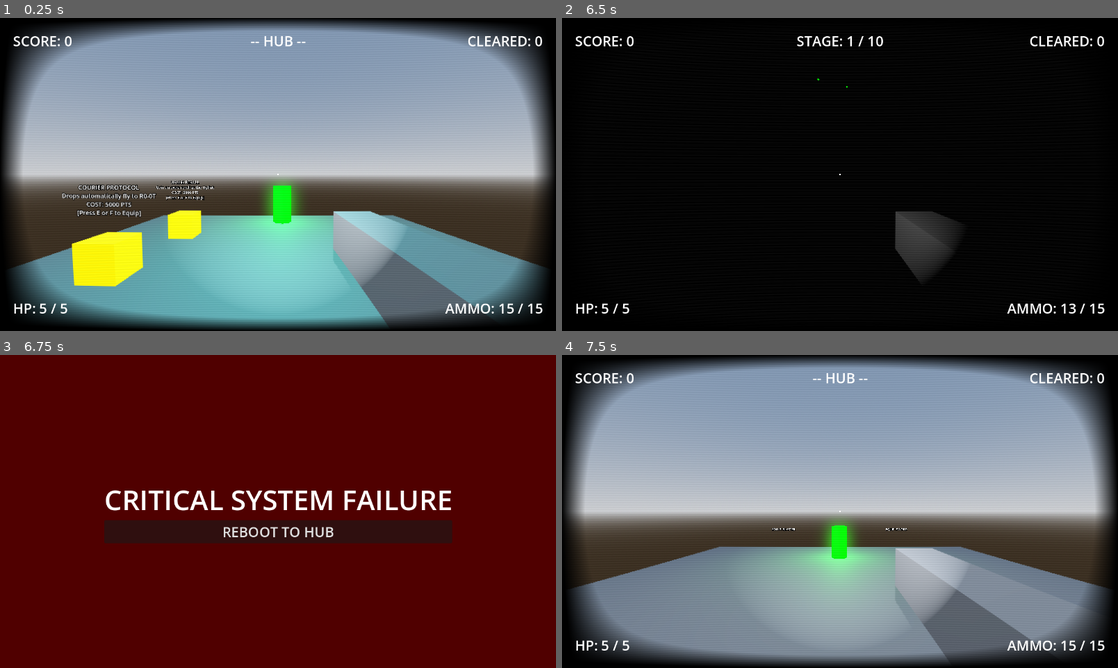
Above: before the commit, frames 1-4 (two rows, left to right).
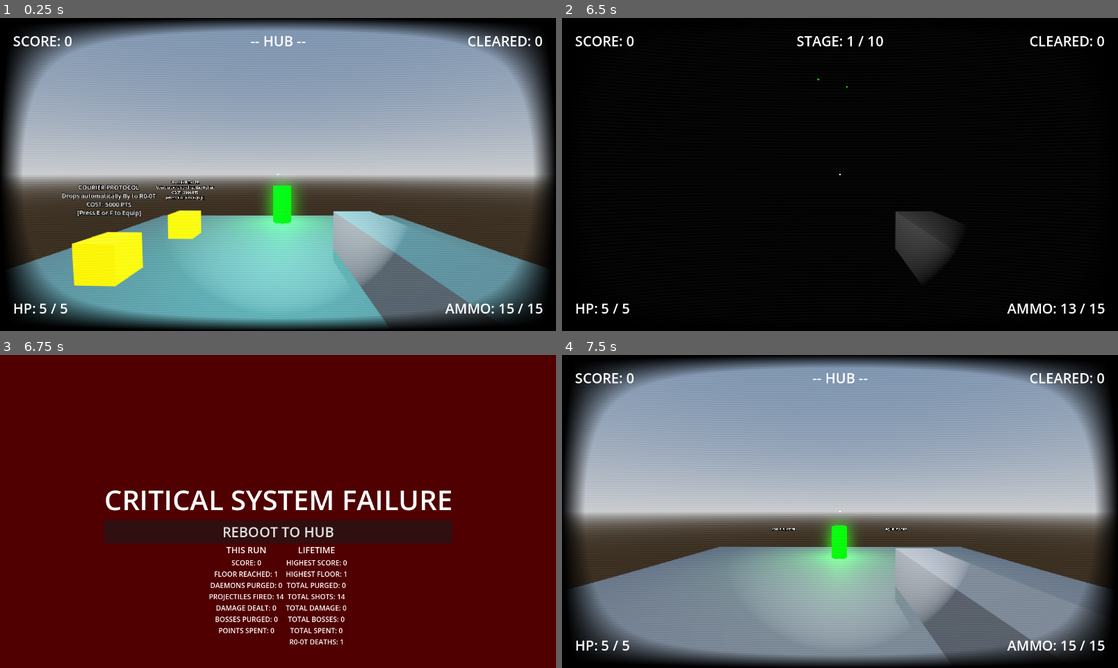
Above: after the commit, the same moments.

Repository: EnderiousGaming/R0-0TRoguelike
Game: Godot game, scene res://scenes/shop.tscn
Same seed, same stepped clock (60 frames per second), same inputs: the game is played once before the commit and once after it. This scene is started directly instead of the project's main scene.
Inputs (mouse positions are in pixels of both pictures, inside the frame that each line leads up to):
- Up to frame 1 (0.25 s): no input
- Up to frame 2 (6.5 s): move the mouse to (867, 174) at 0.52 s; press the mouse at (867, 174) at 0.53 s; hold W (move_forward) 0.53-5.78 s; tap E (interact) at 0.6, 1.55, 2.85, 4.35, 6.05 s; tap Space (jump) at 0.77, 1.52, 3.02, 3.77, 4.52, 6.02 s; move the mouse to (812, 174) at 1.27 s; release the mouse at (812, 174) at 1.28 s; click (812, 174) at 1.35 s; move the mouse to (851, 168) at 2.02 s; press the mouse at (851, 168) at 2.03 s; right-click (851, 168) at 2.1 s; move the mouse to (834, 180) at 2.77 s; release the mouse at (834, 180) at 2.78 s; click (834, 180) at 2.92 s; move the mouse to (878, 177) at 3.52 s; press the mouse at (878, 177) at 3.53 s; tap R (reload) at 4.15 s; move the mouse to (795, 171) at 4.27 s; release the mouse at (795, 171) at 4.28 s; click (795, 171) at 4.42 s; move the mouse to (845, 174) at 5.02 s; press the mouse at (845, 174) at 5.03 s; move the mouse to (817, 168) at 5.77 s; release the mouse at (817, 168) at 5.78 s; hold D (move_right) from 5.78 s (still down); right-click (817, 168) at 5.85 s; click (817, 168) at 5.92 s
- Up to frame 3 (6.75 s): tap Enter at 6.5 s; move the mouse to (305, 511) at 6.52 s; release D (move_right) at 6.53 s; press the mouse at (305, 511) at 6.53 s; hold W (move_forward) from 6.53 s (still down); tap E (interact) at 6.6 s
- Up to frame 4 (7.5 s): tap Space (jump) at 6.77 s; release W (move_forward) at 7.25 s; release the mouse at (867, 511) at 7.25 s; click "REBOOT TO HUB" at 7.25 s

Frames 1-2 are identical in both runs. In frame 3, 1.7% of the frame differs, in the area x 37-63%, y 61-93%; in frame 4, nothing differs.

Commit message:
Tweaked saving settings, added stat tracking to game over screen

Diff:
--- a/scenes/game_over.tscn
+++ b/scenes/game_over.tscn
@@ -44,4 +44,44 @@
 theme_override_font_sizes/font_size = 32
 text = "REBOOT TO HUB"
 
+[node name="HBoxContainer" type="HBoxContainer" parent="." unique_id=1221353460]
+layout_mode = 1
+anchors_preset = 8
+anchor_left = 0.5
+anchor_top = 0.5
+anchor_right = 0.5
+anchor_bottom = 0.5
+offset_left = -91.0
+offset_top = 165.0
+offset_right = 91.0
+offset_bottom = 220.00049
+grow_horizontal = 2
+grow_vertical = 2
+
+[node name="ThisRunColumn" type="VBoxContainer" parent="HBoxContainer" unique_id=1801092553]
+layout_mode = 2
+
+[node name="ThisRunLabel" type="Label" parent="HBoxContainer/ThisRunColumn" unique_id=1261096950]
+layout_mode = 2
+theme_override_font_sizes/font_size = 20
+text = "THIS RUN"
+horizontal_alignment = 1
+
+[node name="StatsText" type="Label" parent="HBoxContainer/ThisRunColumn" unique_id=1806293768]
+layout_mode = 2
+horizontal_alignment = 1
+
+[node name="LifetimeColumn" type="VBoxContainer" parent="HBoxContainer" unique_id=662415335]
+layout_mode = 2
+
+[node name="LifetimeLabel" type="Label" parent="HBoxContainer/LifetimeColumn" unique_id=595348753]
+layout_mode = 2
+theme_override_font_sizes/font_size = 20
+text = "LIFETIME"
+horizontal_alignment = 1
+
+[node name="StatsText" type="Label" parent="HBoxContainer/LifetimeColumn" unique_id=808393691]
+layout_mode = 2
+horizontal_alignment = 1
+
 [connection signal="pressed" from="VBoxContainer/Button" to="." method="_on_button_pressed"]
--- a/scripts/artillery_enemy.gd
+++ b/scripts/artillery_enemy.gd
@@ -69,6 +69,8 @@
 func take_damage(amount):
 	health -= amount
 
+	RunManager.damage_dealt += amount
+
 	# Spawn floating damage text
 	var dmg_text = DAMAGE_NUMBER.instantiate()
 	get_parent().add_child(dmg_text)
--- a/scripts/boss.gd
+++ b/scripts/boss.gd
@@ -152,6 +152,9 @@
 
 func take_damage(amount):
 	health -= amount
+
+	RunManager.damage_dealt += amount
+
 	var dmg_text = DAMAGE_NUMBER.instantiate()
 	get_parent().add_child(dmg_text)
 	dmg_text.global_position = global_position + Vector3(0, 4.0, 0)
--- a/scripts/enemy.gd
+++ b/scripts/enemy.gd
@@ -82,6 +82,8 @@
 func take_damage(amount):
 	var final_damage = amount
 
+	RunManager.damage_dealt += amount
+
 	# --- APPLY COMBAT MODIFIERS ---
 	# Check distance to player for Sniper/Shotgun modifiers
 	if player:
@@ -114,7 +116,8 @@
 
 	# 2. UPDATE THE LIFETIME STATS
 	SaveManager.save_data["stats"]["total_daemons_purged"] += 1
-	SaveManager.save_game() # Instantly write the new total to the hard drive
+
+	RunManager.daemons_purged += 1
 
 	# Pass any specific value you want (e.g., Bosses drop more)
 	drop_instance.point_value = 100
@@ -125,5 +128,5 @@
 	get_parent().call_deferred("add_child", drop_instance)
 	drop_instance.set_deferred("global_position", global_position + Vector3(0, 0.5, 0))
 
-	# 2. Delete the enemy
+	# 3. Delete the enemy
 	queue_free()
--- a/scripts/game_over.gd
+++ b/scripts/game_over.gd
@@ -1,13 +1,40 @@
 extends Control
 
-
-# ==========================================
-# CORE LOGIC
-# ==========================================
+# Grab your column references (Adjust the paths to match your actual scene tree!)
+@onready var run_stats_label = $HBoxContainer/ThisRunColumn/StatsText
+@onready var lifetime_stats_label = $HBoxContainer/LifetimeColumn/StatsText
 
 func _ready():
-	# Free the mouse cursor so the player can actually click the UI buttons
+	# Unlock the mouse so the player can click "Restart" or "Main Menu"
 	Input.set_mouse_mode(Input.MOUSE_MODE_VISIBLE)
+
+	populate_run_stats()
+	populate_lifetime_stats()
+
+func populate_run_stats():
+	var text = "SCORE: %d\n" % RunManager.score
+	text += "FLOOR REACHED: %d\n" % RunManager.current_stage
+	text += "DAEMONS PURGED: %d\n" % RunManager.daemons_purged
+	text += "PROJECTILES FIRED: %d\n" % RunManager.projectiles_fired
+	text += "DAMAGE DEALT: %d\n" % RunManager.damage_dealt
+	text += "BOSSES PURGED: %d\n" % RunManager.bosses_purged
+	text += "POINTS SPENT: %d" % RunManager.points_spent
+
+	run_stats_label.text = text
+
+func populate_lifetime_stats():
+	var stats = SaveManager.save_data["stats"]
+
+	var text = "HIGHEST SCORE: %d\n" % stats["highest_score"]
+	text += "HIGHEST FLOOR: %d\n" % stats["highest_stage_reached"]
+	text += "TOTAL PURGED: %d\n" % stats["total_daemons_purged"]
+	text += "TOTAL SHOTS: %d\n" % stats["projectiles_fired"]
+	text += "TOTAL DAMAGE: %d\n" % stats["damage_dealt"]
+	text += "TOTAL BOSSES: %d\n" % stats["bosses_purged"]
+	text += "TOTAL SPENT: %d\n" % stats["points_spent"]
+	text += "R0-0T DEATHS: %d" % stats["r0_0t_deaths"]
+
+	lifetime_stats_label.text = text
 
 
 # ==========================================
--- a/scripts/player.gd
+++ b/scripts/player.gd
@@ -399,6 +399,8 @@
 	else:
 		target_point = aim_raycast.global_position - aim_raycast.global_transform.basis.z * 50.0
 
+	RunManager.projectiles_fired += 1
+
 	# Loop through the spawn sequence based on how many Scatter upgrades R0-0T has
 	for i in range(RunManager.blaster_scatter_count):
 		var bullet = BULLET.instantiate()
@@ -489,9 +491,24 @@
 func die():
 	print("CRITICAL FAILURE: R0-0T Offline.")
 
-	# Trigger the Autosave right before the scene changes
+	# 1. Update standard accumulative lifetime stats
+	SaveManager.save_data["stats"]["r0_0t_deaths"] += 1
+	SaveManager.save_data["stats"]["total_daemons_purged"] += RunManager.daemons_purged
+	SaveManager.save_data["stats"]["projectiles_fired"] += RunManager.projectiles_fired
+	SaveManager.save_data["stats"]["damage_dealt"] += RunManager.damage_dealt
+	SaveManager.save_data["stats"]["bosses_purged"] += RunManager.bosses_purged
+	SaveManager.save_data["stats"]["points_spent"] += RunManager.points_spent
+
+	# 2. Check for New Personal Bests!
+	if RunManager.score > SaveManager.save_data["stats"]["highest_score"]:
+		SaveManager.save_data["stats"]["highest_score"] = RunManager.score
+
+	if RunManager.current_stage > SaveManager.save_data["stats"]["highest_stage_reached"]:
+		SaveManager.save_data["stats"]["highest_stage_reached"] = RunManager.current_stage
+
+	# 3. NOW trigger the autosave
 	SaveManager.save_game()
-	print("SYSTEM: Autosave complete.")
+	print("SYSTEM: Autosave complete. Memory core updated.")
 
 	get_tree().call_deferred("change_scene_to_file", "res://scenes/game_over.tscn")
 
--- a/scripts/run_manager.gd
+++ b/scripts/run_manager.gd
@@ -18,6 +18,15 @@
 var has_courier_protocol: bool = false
 var uplink_rerolls: int = 0
 
+# ==========================================
+# STAT TRACKING
+# ==========================================
+
+var daemons_purged: int = 0
+var projectiles_fired: int = 0
+var damage_dealt: int = 0
+var bosses_purged: int = 0
+var points_spent: int = 0
 
 # ==========================================
 # WEAPON STATS
@@ -82,6 +91,12 @@
 	player_speed_multiplier = 1.0
 	score = 0
 	current_stage = 0
+	daemons_purged = 0
+	projectiles_fired = 0
+	damage_dealt = 0
+	bosses_purged = 0
+	points_spent = 0
+
 
 	# Weapon Defaults
 	laser_damage = 1
--- a/scripts/save_manager.gd
+++ b/scripts/save_manager.gd
@@ -7,7 +7,12 @@
 	"stats": {
 		"total_daemons_purged": 0,
 		"r0_0t_deaths": 0,
-		"highest_stage_reached": 0
+		"highest_stage_reached": 0,
+		"highest_score": 0,
+		"projectiles_fired": 0,
+		"damage_dealt": 0,
+		"bosses_purged": 0,
+		"points_spent": 0
 	},
 	"options": {
 		"master_volume": 1.0,
--- a/scripts/upgrade_pickup.gd
+++ b/scripts/upgrade_pickup.gd
@@ -71,6 +71,8 @@
 		if RunManager.score >= cost:
 			print("SYSTEM: Transaction approved. Upgrade ", my_upgrade_id, " acquired.")
 
+			RunManager.points_spent += cost
+
 			# 2. Charge the player and apply the upgrade
 			RunManager.score -= cost
 			RunManager.apply_upgrade(my_upgrade_id)
